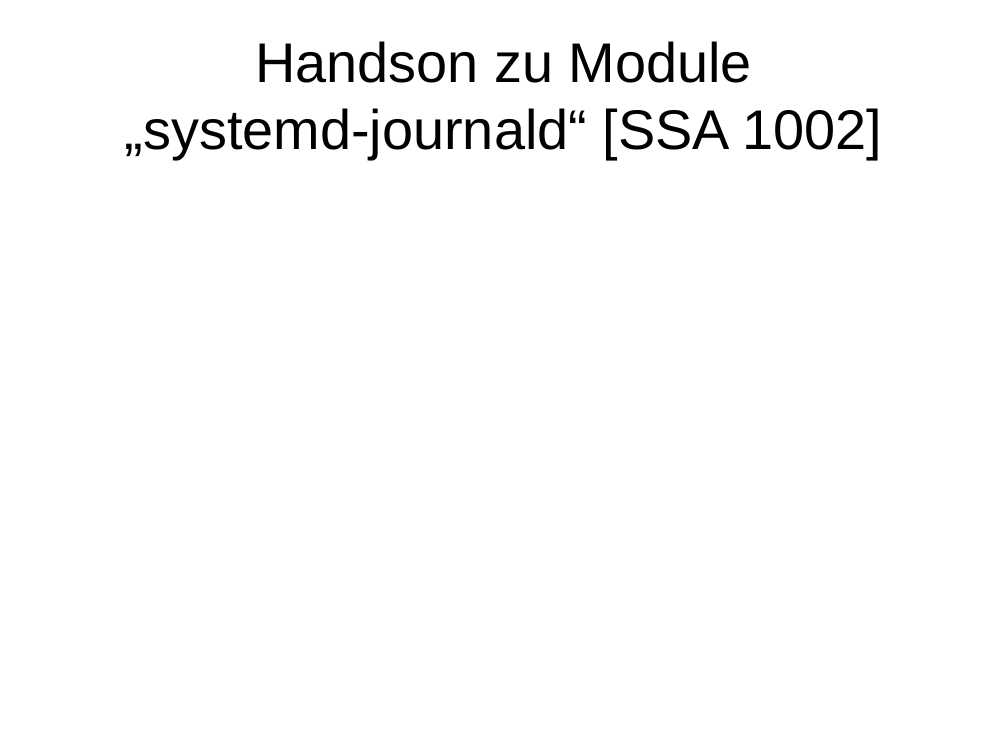
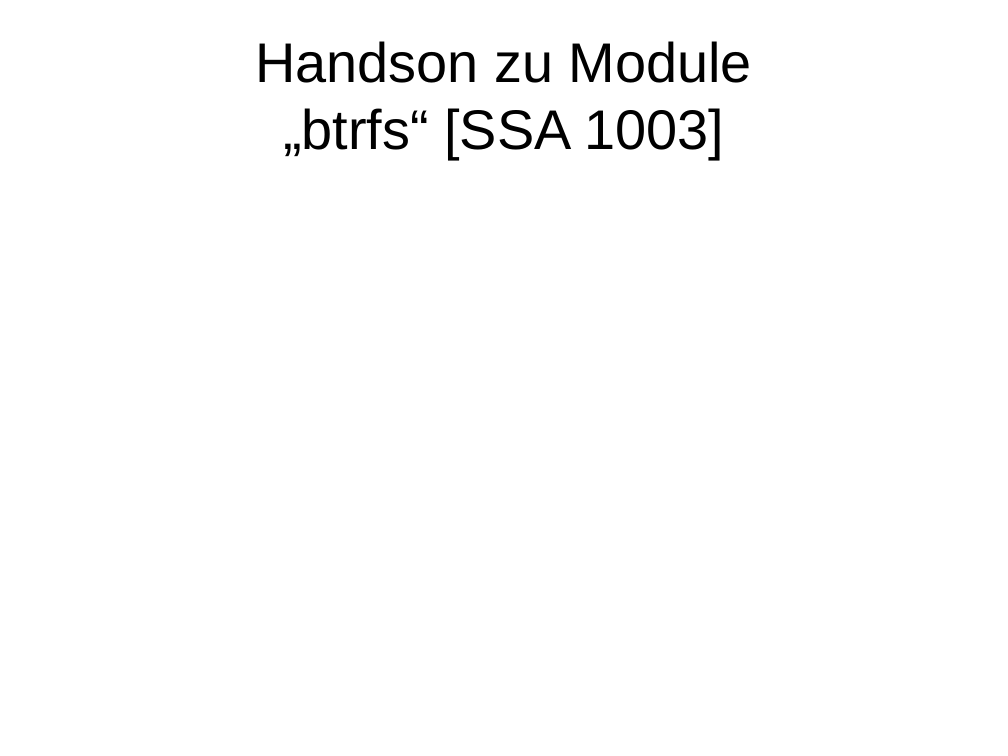
Before and after one commit to adfinis/adsy-trainings, a slide deck: slide 1 of SSA_SUSE-System-Administration/1003_btrfs/modul_btrfs_1003_03_handson.odp. Drawn at 1008x756 pixels with LibreOffice and Linux fonts; fonts in the diff are those of the drawing. Boxes give left, top, right and bottom in pixels: in the first picture for what was removed or moved away, otherwise in the second. Text is boxed around its words. In the diff, an @@ line names an element or a change of style, - is before the commit and + after.

Commit message:
Finalize draft of btrfs content

```diff
--- a/SSA_SUSE-System-Administration/1003_btrfs/modul_btrfs_1003_03_handson.odp
+++ b/SSA_SUSE-System-Administration/1003_btrfs/modul_btrfs_1003_03_handson.odp
@@ title at bbox=[255, 41, 752, 159]: text changed @@
-Handson zu Module
-„systemd-journald“ [SSA 1002]
+Handson zu Module
+„btrfs“ [SSA 1003]
```
Also in this commit, not shown: 3 slides added, 5 slides removed, 5 other files.
